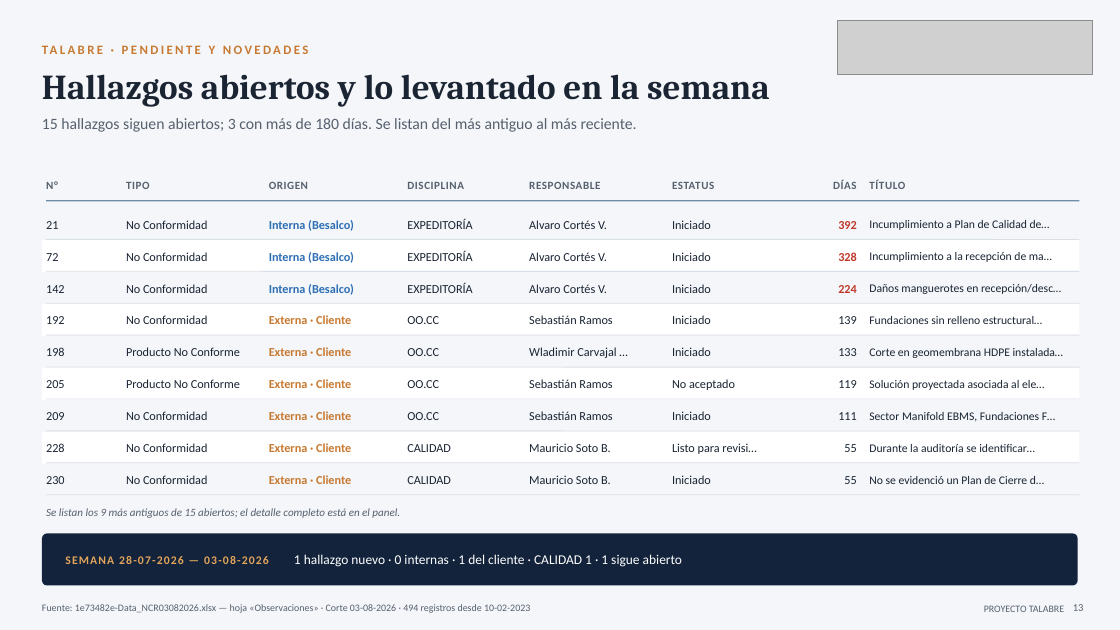
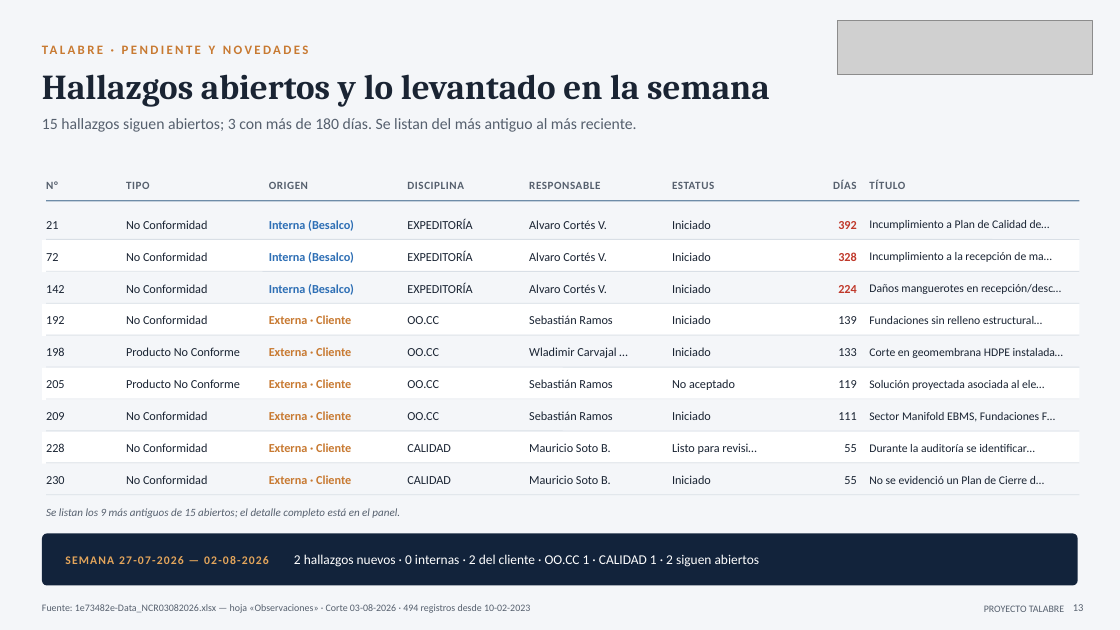
Before and after one commit to tdkvalex/Dashboard-HSEQ, a slide deck: slide 13 of modulo_nc/Panel_No_Conformidades.pptx. Drawn at 1120x630 pixels with LibreOffice and Linux fonts; fonts in the diff are those of the drawing; grey boxes stand for pictures. Boxes give left, top, right and bottom in pixels: in the first picture for what was removed or moved away, otherwise in the second. Text is boxed around its words. In the diff, an @@ line names an element or a change of style, - is before the commit and + after.

```diff
--- a/modulo_nc/Panel_No_Conformidades.pptx
+++ b/modulo_nc/Panel_No_Conformidades.pptx
@@ text at (65, 556, 269, 564): text changed @@
-SEMANA 28-07-2026 — 03-08-2026
+SEMANA 27-07-2026 — 02-08-2026
@@ text at (294, 554, 760, 567): text changed @@
-1 hallazgo nuevo · 0 internas · 1 del cliente · CALIDAD 1 · 1 sigue abierto
+2 hallazgos nuevos · 0 internas · 2 del cliente · OO.CC 1 · CALIDAD 1 · 2 siguen abiertos
```
Also in this commit, not shown: 4 other slides changed, 6 other files.
